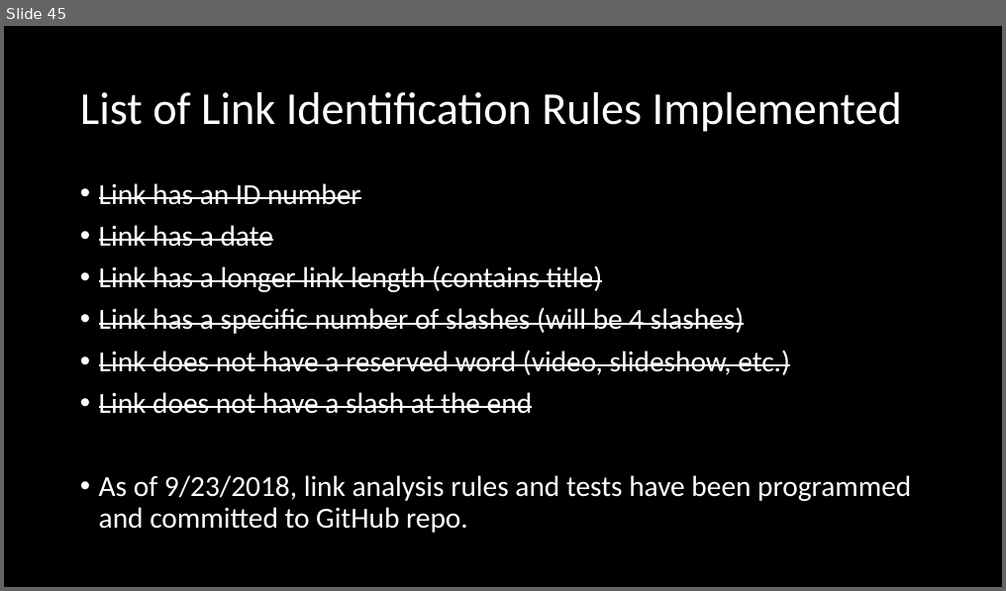
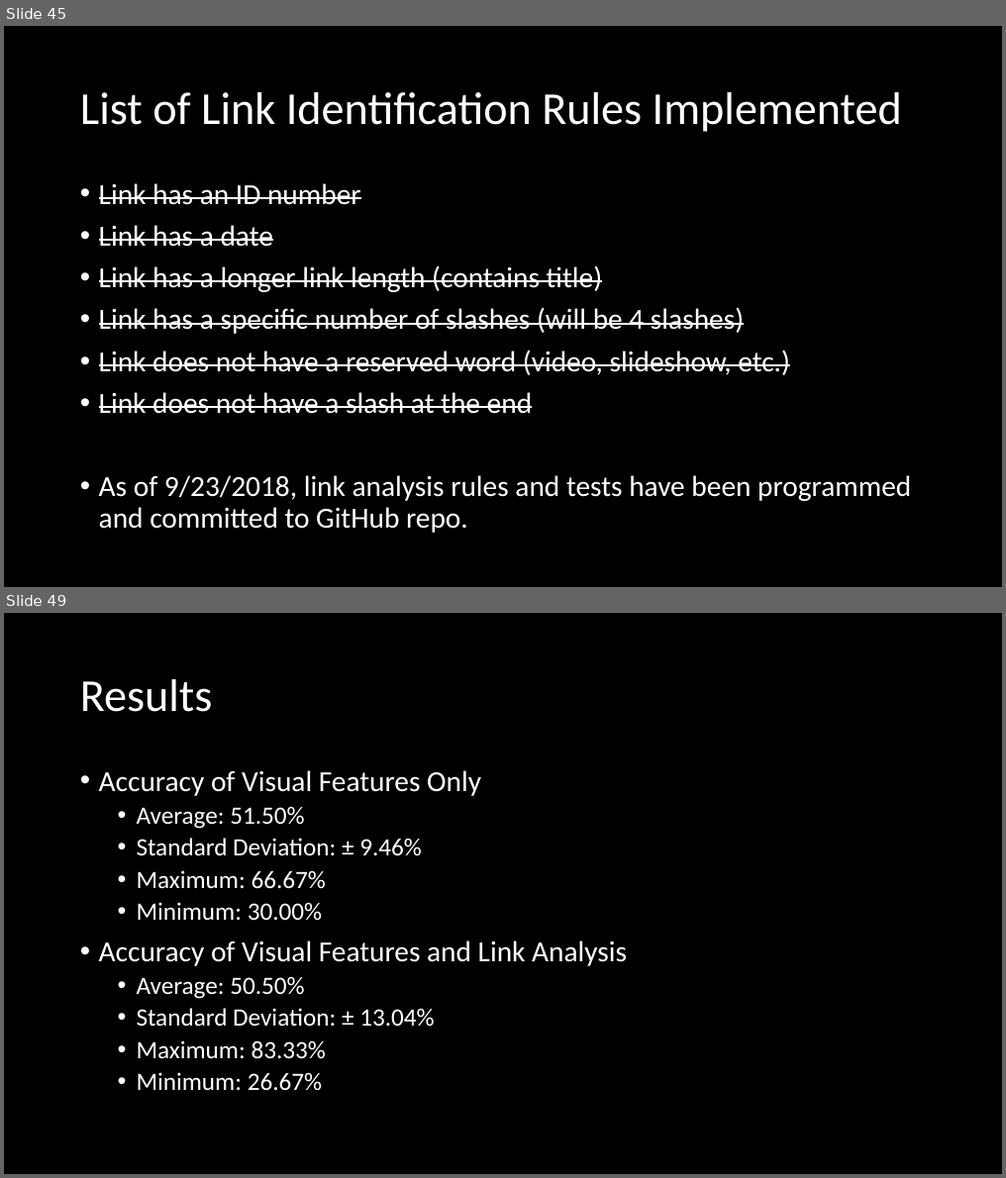
Before and after one commit to nickarummel/CSC499-Rummel-Research, a slide deck: NRummel_PTD.pptx. Shown one above the other, each under a label of ours: slide 45 before the commit, slides 45 and 49 after it; the slides between them are not shown. The pictures are 1006x591 and 1006x1178 pixels, drawn with LibreOffice and Linux fonts; fonts in the diff are those of the drawing. Boxes give left, top, right and bottom in pixels: in the first picture for what was removed or moved away, otherwise in the second. Text is boxed around its words. In the diff, an @@ line names an element or a change of style, - is before the commit and + after.

Commit message:
Updated PTD with Result Data
I updated this project's primary technical documentation to include a sample ID3 tree the code constructed, the statistical analysis of the data, results, and some conclusions.

```diff
--- a/NRummel_PTD.pptx
+++ b/NRummel_PTD.pptx
@@ slide 49 added at bbox=[4, 613, 1002, 1174], background #000000 @@
@@ title added at bbox=[80, 679, 213, 712], 44 pt, text #FFFFFF @@
+Results
@@ text added at bbox=[99, 770, 627, 1091], 24 pt, text #FFFFFF @@
+• Accuracy of Visual Features Only
+  • Average: 51.50%
+  • Standard Deviation: ± 9.46%
+  • Maximum: 66.67%
+  • Minimum: 30.00%
+• Accuracy of Visual Features and Link Analysis
+  • Average: 50.50%
+  • Standard Deviation: ± 13.04%
+  • Maximum: 83.33%
+  • Minimum: 26.67%
```
Also in this commit, not shown: 12 other slides added.
